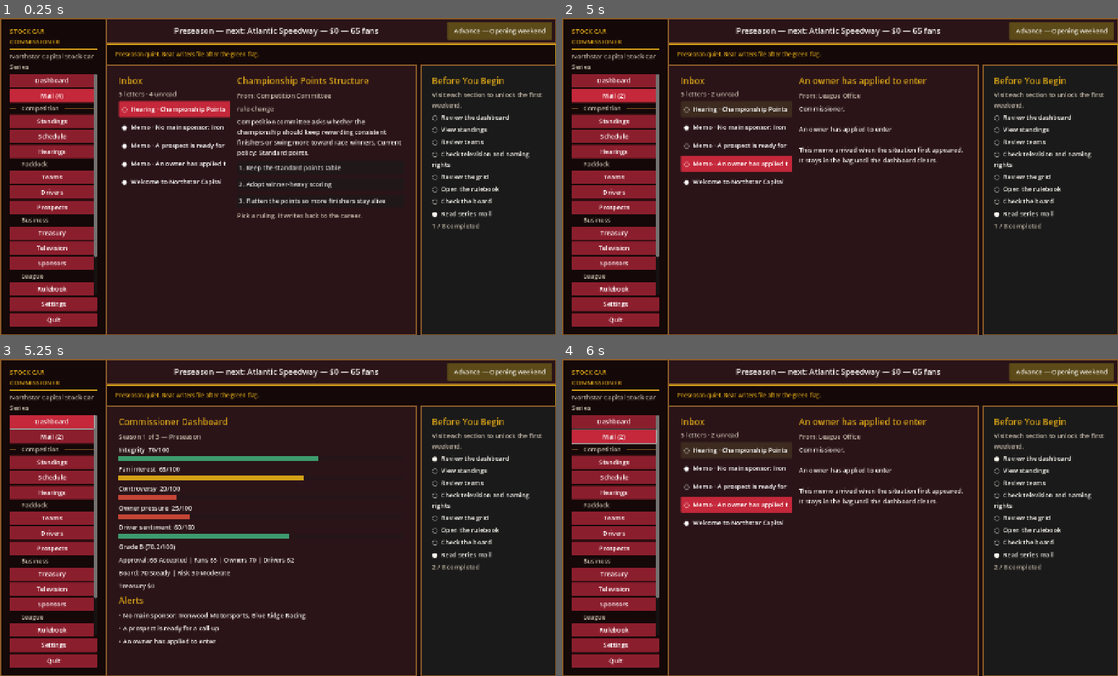
Above: before the commit, frames 1-4 (two rows, left to right).
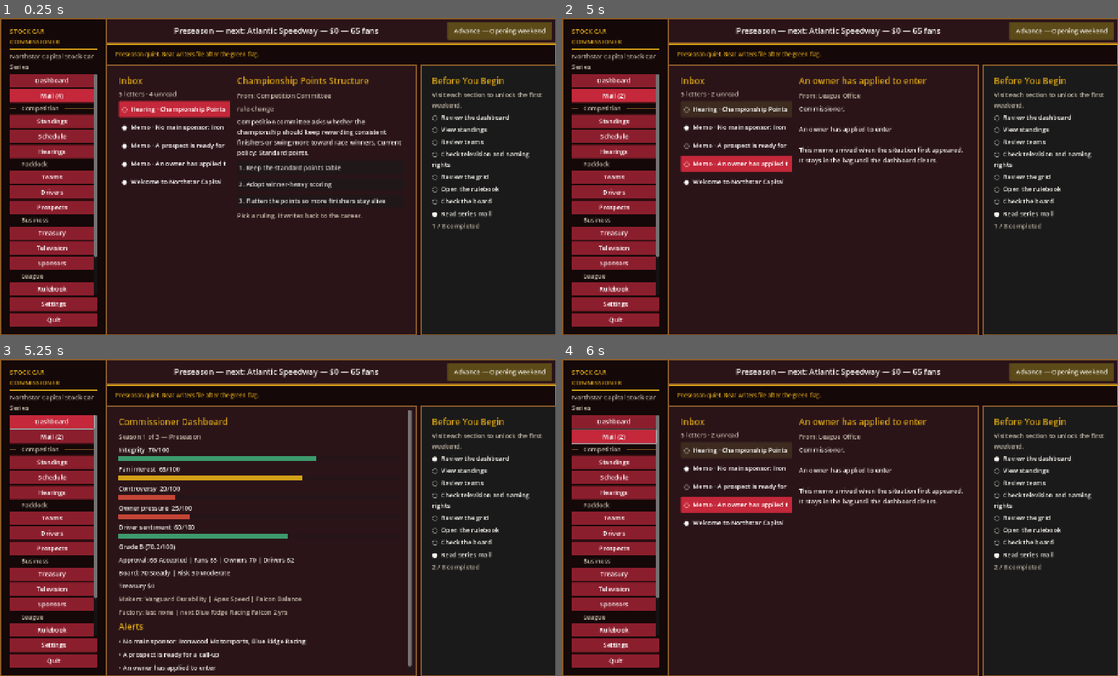
Above: after the commit, the same moments.

Repository: johnatkinsonsenior/StockCarCommissioner
Game: Godot game, scene res://scenes/Main.tscn
Two runs of this game, one before a commit and one after it. Both use one fixed random seed, a clock stepped at 60 frames per second and the inputs below.
Inputs:
- Up to frame 1 (0.25 s): no input
- Up to frame 2 (5 s): click "● Memo · A prospect is ready …" at 0.5 s; click "○ Memo · A prospect is ready …" at 1.25 s; click "○ Memo · A prospect is ready …" at 2 s; click "● Memo · An owner has applied…" at 2.75 s; click "○ Memo · An owner has applied…" at 3.5 s; click "○ Memo · An owner has applied…" at 4.25 s
- Up to frame 3 (5.25 s): click "Dashboard" at 5 s
- Up to frame 4 (6 s): click "Mail (2)" at 5.75 s

Frames 1-2 are identical in both runs. In frame 3, 2.4% of the frame differs, in the area x 21-75%, y 16-99%; in frame 4, nothing differs.

Commit message:
Add Day 113: homologated coupe bodies and track maps
Each factory fields a named two-door coupe with a four-number map.
Race pace mixes that map with driver skill so short tracks stay in
the driver's hands and superspeedway holes cannot be out-driven.

Co-authored-by: johnatkinsonsenior <johnatkinsonsenior@users.noreply.github.com>

Diff:
--- a/godot/scripts/App.gd
+++ b/godot/scripts/App.gd
@@ -766,6 +766,11 @@
 	center_body.add_child(_line(str(dash.get("approval", ""))))
 	center_body.add_child(_line(str(dash.get("board", ""))))
 	center_body.add_child(_line("Treasury $%s" % _comma(dash.get("treasury", 0))))
+	if str(dash.get("makers", "")) != "":
+		center_body.add_child(_muted(str(dash.get("makers", ""))))
+		print("MAKERS=", str(dash.get("makers", "")))
+	if str(dash.get("factory", "")) != "":
+		center_body.add_child(_muted(str(dash.get("factory", ""))))
 	var alerts: Array = dash.get("alerts", [])
 	center_body.add_child(_title("Alerts"))
 	if alerts.is_empty():
@@ -901,6 +906,15 @@
 			str(_as_int(row.get("crew_rating", 0))),
 			str(_as_int(row.get("prestige", 0))),
 		]))
+		if str(row.get("coupe", "")) != "":
+			center_body.add_child(_muted("%s %s  ·  ST %s  Int %s  SS %s  RC %s" % [
+				str(row.get("family", "")),
+				str(row.get("coupe", "")),
+				str(_as_int(row.get("short_track", 0))),
+				str(_as_int(row.get("intermediate", 0))),
+				str(_as_int(row.get("superspeedway", 0))),
+				str(_as_int(row.get("road_course", 0))),
+			]))
 		center_body.add_child(_muted("Budget $%s  ·  %s" % [
 			_comma(row.get("budget", 0)),
 			str(row.get("sponsor", "unsponsored")),
@@ -929,6 +943,18 @@
 		str(row.get("owner_priority", "")),
 		str(row.get("factory", "")),
 	]))
+	if str(row.get("coupe", "")) != "":
+		center_body.add_child(_gold_line("%s  ·  %s" % [
+			str(row.get("family", "")),
+			str(row.get("coupe", "")),
+		]))
+		center_body.add_child(_muted("ST %s  ·  Int %s  ·  SS %s  ·  RC %s" % [
+			str(_as_int(row.get("short_track", 0))),
+			str(_as_int(row.get("intermediate", 0))),
+			str(_as_int(row.get("superspeedway", 0))),
+			str(_as_int(row.get("road_course", 0))),
+		]))
+		print("PROFILE_COUPE=", str(row.get("coupe", "")))
 	center_body.add_child(_line("Car %s  ·  crew %s  ·  reliability %s  ·  engineering %s" % [
 		str(_as_int(row.get("car_rating", 0))),
 		str(_as_int(row.get("crew_rating", 0))),
@@ -1134,12 +1160,55 @@
 func _fill_rulebook() -> void:
 	center_body.add_child(_title("Rulebook"))
 	center_body.add_child(_gold_rule())
-	center_body.add_child(_muted("Series-wide Cup rules. Hearings change these in Day 98."))
-	var policies: Array = _as_array(snapshot.get("rulebook", _dash().get("policies", [])))
+	center_body.add_child(_muted("Homologated coupes and the winter book. Hearings still write points and format."))
+	var raw: Variant = snapshot.get("rulebook", _dash().get("policies", []))
+	var policies: Array = []
+	var bodies: Array = []
+	var book_lines: Array = []
+	if typeof(raw) == TYPE_DICTIONARY:
+		var book: Dictionary = raw
+		policies = _as_array(book.get("policies", []))
+		bodies = _as_array(book.get("bodies", []))
+		book_lines = _as_array(book.get("book", []))
+		print("AERO_SPECIALS=", str(book.get("specials", "")))
+		print("AERO_PLATES=", str(book.get("plates", false)))
+		print("AERO_TEMPLATE=", str(book.get("template", "")))
+		print("AERO_WHEELBASE=", str(book.get("wheelbase", "")))
+	else:
+		policies = _as_array(raw)
 	print("RULEBOOK=", str(policies.size()))
-	if policies.is_empty():
+	print("BODIES=", str(bodies.size()))
+	if not book_lines.is_empty():
+		center_body.add_child(_gold_line("Winter book"))
+		for line in book_lines:
+			center_body.add_child(_line(str(line)))
+	if not bodies.is_empty():
+		center_body.add_child(_gold_line("Homologated bodies"))
+		for row in bodies:
+			if typeof(row) != TYPE_DICTIONARY:
+				continue
+			var body: Dictionary = row
+			center_body.add_child(_line("%s  ·  %s  ·  %s" % [
+				str(body.get("maker", "")),
+				str(body.get("family", "")),
+				str(body.get("coupe", "")),
+			]))
+			center_body.add_child(_muted("ST %s  Int %s  SS %s  RC %s" % [
+				str(_as_int(body.get("short_track", 0))),
+				str(_as_int(body.get("intermediate", 0))),
+				str(_as_int(body.get("superspeedway", 0))),
+				str(_as_int(body.get("road_course", 0))),
+			]))
+			if str(body.get("maker", "")) == "Apex":
+				print("BODY_APEX=", str(body.get("coupe", "")))
+			if str(body.get("maker", "")) == "Vanguard":
+				print("BODY_VANGUARD=", str(body.get("coupe", "")))
+			if str(body.get("maker", "")) == "Valiant":
+				print("BODY_VALIANT=", str(body.get("coupe", "")))
+	if policies.is_empty() and bodies.is_empty():
 		center_body.add_child(_muted("No policies in this snapshot."))
 		return
+	center_body.add_child(_gold_line("Series policies"))
 	for policy in policies:
 		if typeof(policy) == TYPE_DICTIONARY:
 			var row: Dictionary = policy
Not shown, changed: PLAYTEST.md
Not shown, changed: README.md
Not shown, changed: docs/GameDesign.md
Not shown, added: prototype/game/aero_wars.py
Not shown, changed: prototype/game/era_books.py
Not shown, changed: prototype/game/models.py
Not shown, changed: prototype/game/packaging.py
Not shown, changed: prototype/game/race.py
Not shown, changed: prototype/game/save_game.py
Not shown, changed: prototype/game/ui_bridge.py
Not shown, changed: prototype/run_season.py
